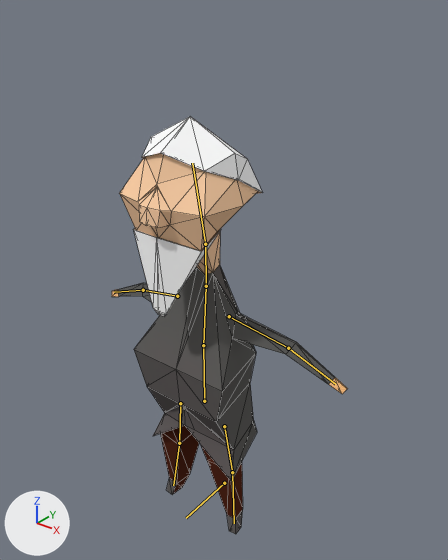
Two versions of the Blender file TheOvercoat/Assets/Models(blend)/Karakterler/armature1.blend, one commit apart.
Before and after are seen from a 50 mm camera at (1.49, -1.67, 2.33) aimed at (0.04, 0.14, 1.21). Every picture has the same lights, and +X, +Y and +Z are marked at lower left. The bones that bend it are drawn over the model as lines. Mesh edges are drawn as thin lines.
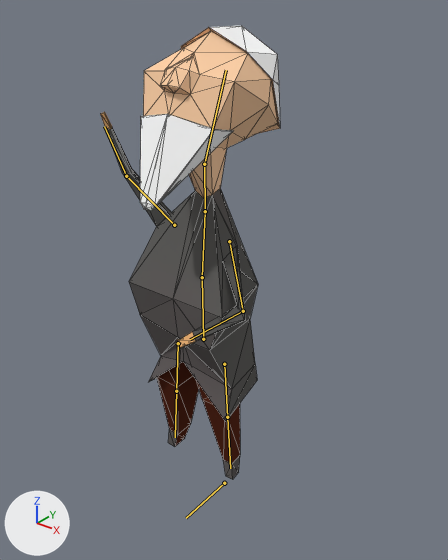
The newer file adds an action. The first version stands in its rest pose; the second is drawn at frame 36 of the action 'tryingToReachUp'.

Pixel boxes [x1, y1, x2, y2] of what changed, in the pictures (448 x 560 px):
'Cube.000', posed (24% narrower, 9% taller): before [112, 117, 348, 534]; after [100, 26, 280, 480]
bone 'Torso', root to tip: before (204, 401) to (203, 345); after (203, 339) to (202, 277)
bone 'Head', root to tip: before (205, 244) to (192, 163); after (204, 164) to (226, 70)

The edits, one by one:
Bone 'Torso' (bone_torso) moves from (0.0, 0.0, 0.0) to (0.0, 0.489, 0.0).
Bone 'Head' (bone_head) turns from (0, 0, 0) to (-33, 0, 0) degrees about its own x, y and z.
Bone 'HandIK.R' (bone_handik_r) moves from (0.0, 0.0, 0.0) to (0.291, -0.796, -0.193).
Bone 'LegIK.R' (bone_legik_r) moves from (0.0, 0.0, 0.0) to (-0.068, -2.369, 0.028).
Bone 'HandIK.L' (bone_handik_l) moves from (0.0, 0.0, 0.0) to (-0.541, -1.062, 0.791).
Bone 'LegIK.L' (bone_legik_l) moves from (0.0, 0.0, 0.0) to (-0.025, -2.369, 0.069).
